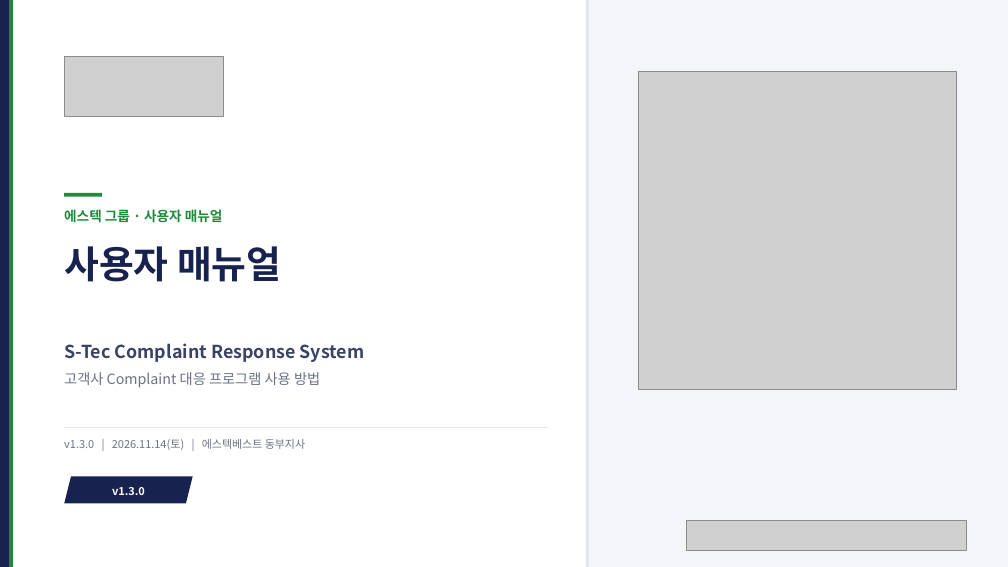
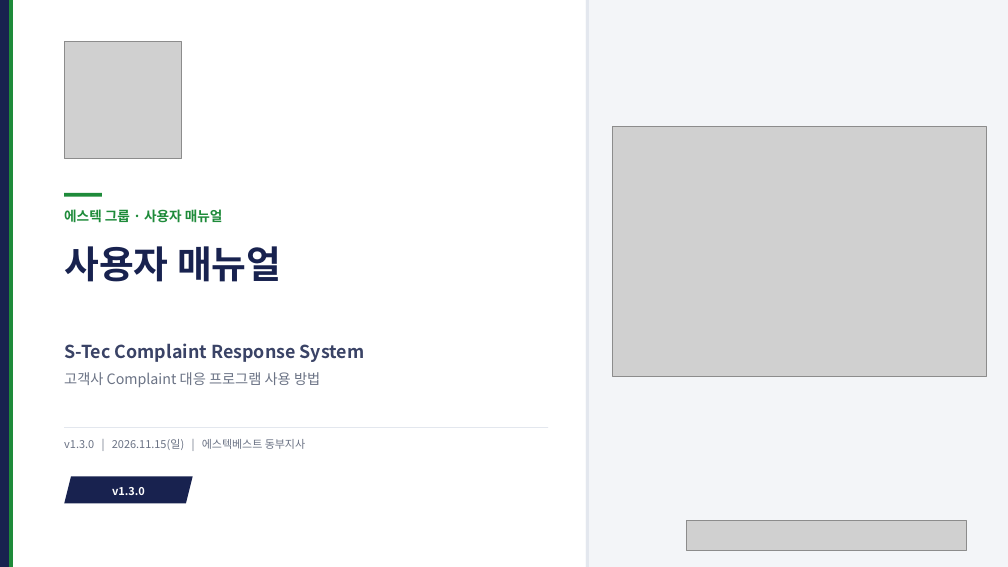
Before and after one commit to sadness500-boop/S-Tec-Complaint-Response-System, a slide deck: slide 1 of docs/S-Tec-Complaint-Response-System_사용자매뉴얼_v1.3.0.pptx. Drawn at 1008x567 pixels with LibreOffice and Linux fonts; fonts in the diff are those of the drawing; grey boxes stand for pictures. Boxes give left, top, right and bottom in pixels: in the first picture for what was removed or moved away, otherwise in the second. Text is boxed around its words. In the diff, an @@ line names an element or a change of style, - is before the commit and + after.

```diff
--- a/docs/S-Tec-Complaint-Response-System_사용자매뉴얼_v1.3.0.pptx
+++ b/docs/S-Tec-Complaint-Response-System_사용자매뉴얼_v1.3.0.pptx
@@ picture: place and size @@
-picture at bbox=[64, 57, 223, 116]
+picture at bbox=[64, 42, 181, 159]
@@ picture: place and size @@
-picture at bbox=[639, 72, 957, 389]
+picture at bbox=[613, 127, 987, 377]
@@ text at bbox=[64, 439, 305, 450]: text changed @@
-v1.3.0 | 2026.11.14(토) | 에스텍베스트 동부지사
+v1.3.0 | 2026.11.15(일) | 에스텍베스트 동부지사
```
Also in this commit, not shown: 13 other files.
